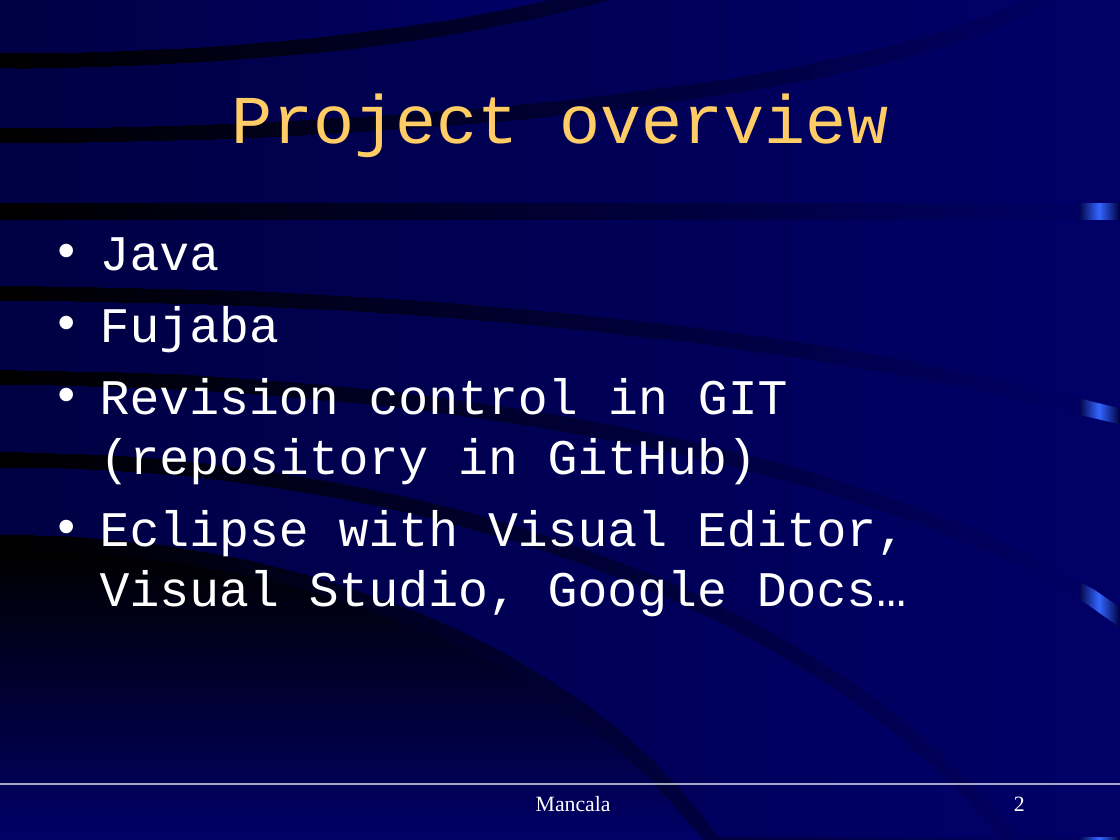
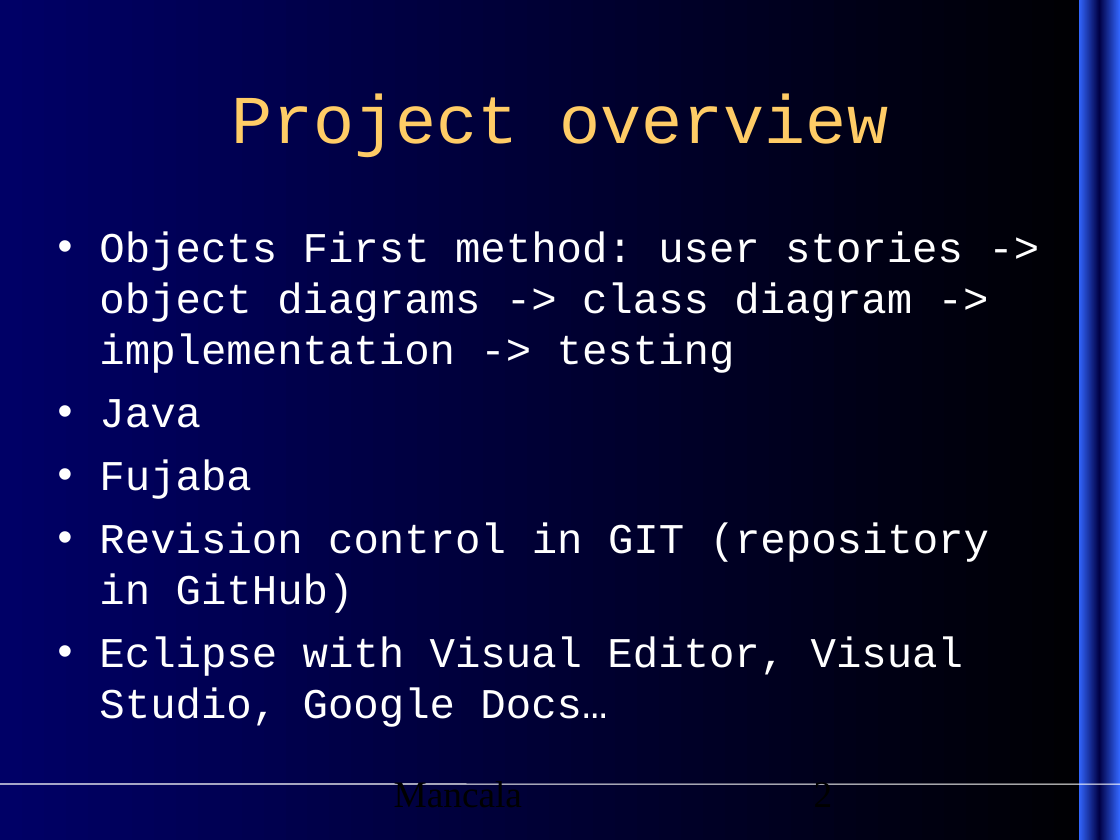
Before and after one commit to sysmod/sysmod10, a slide deck: slide 2 of Documents/presentation.ppt. Drawn at 1120x840 pixels with LibreOffice and Linux fonts; fonts in the diff are those of the drawing. Boxes give left, top, right and bottom in pixels: in the first picture for what was removed or moved away, otherwise in the second. Text is boxed around its words. In the diff, an @@ line names an element or a change of style, - is before the commit and + after.

Commit message:
Presentation update

```diff
--- a/Documents/presentation.ppt
+++ b/Documents/presentation.ppt
@@ background gradient #000066 to #000000 to gradient #000000 to #000066 @@
@@ group removed at box(0, 0, 1120, 840): 8 freeform shapes @@
@@ group added at box(0, 0, 1120, 840): 8 rectangles @@
@@ rectangle at box(1079, 0, 1120, 840): fill gradient #000044 to #3366FF to gradient #3366FF to #000044 @@
@@ text at box(99, 231, 963, 373): paragraph added @@
+• Objects First method: user stories -> object diagrams -> class diagram -> implementation -> testing
@@ text at box(99, 399, 989, 727): size 32 to 27.2 pt in "Java", "Fujaba", "Revision control in GIT (repository in GitHub)", "Eclipse with Visual Editor, Visual Studio, Google ..."; indent changed @@
@@ text "Mancala" at box(394, 781, 522, 807): size 14 to 24 pt, text colour #FFFFFF to #000000; alignment centre to left; indent changed @@
@@ page number at box(814, 783, 833, 785): size 14 to 24 pt, text colour #FFFFFF to #000000; alignment right to left; indent changed @@
```
Also in this commit, not shown: 6 other slides changed, 1 slide added, 1 other file.
